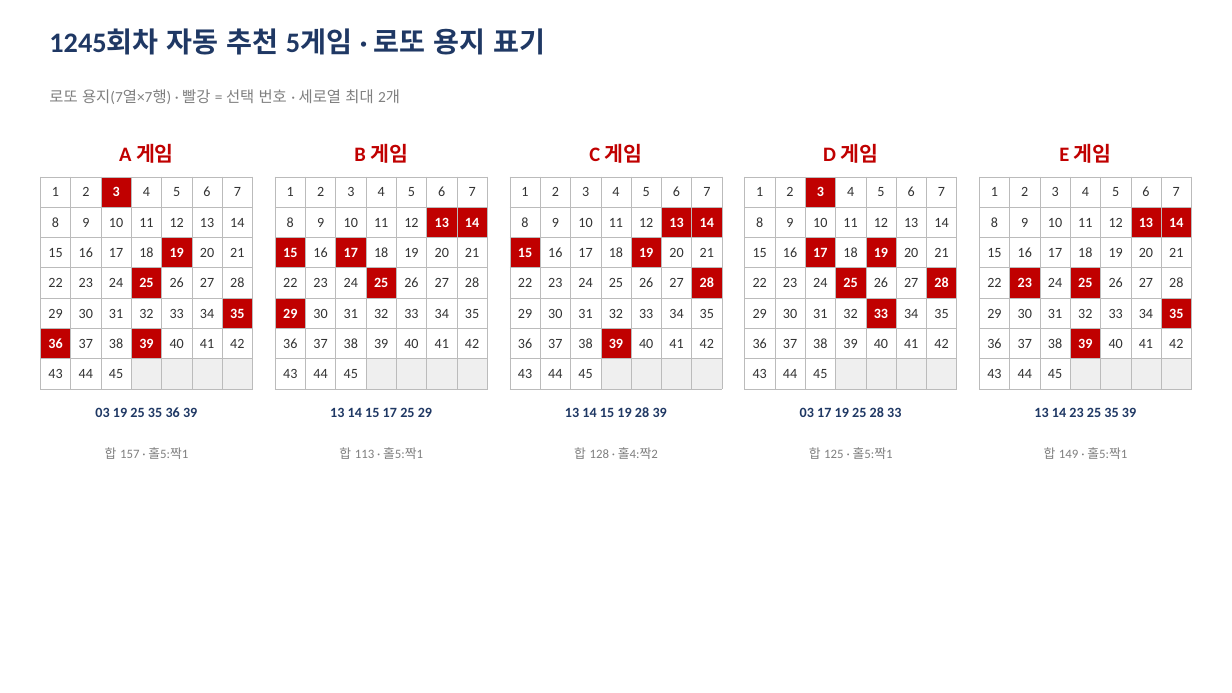
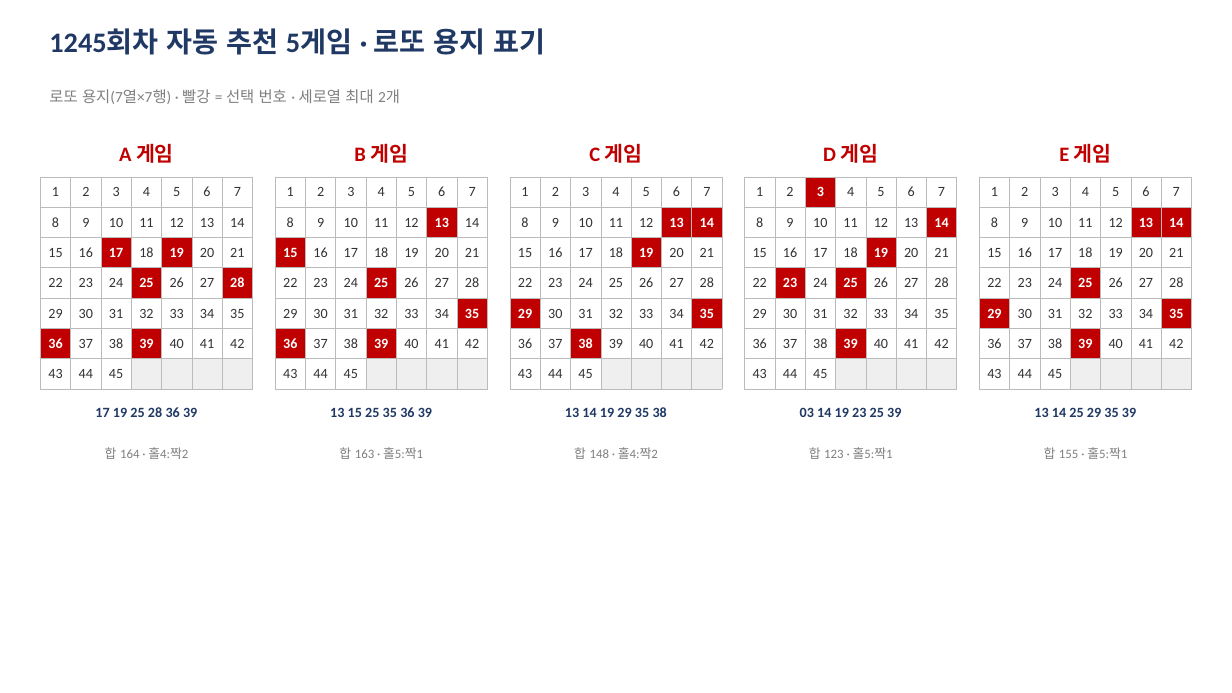
Before and after one commit to gaiger777/mskim, a slide deck: slide 5 of 로또_1245회차_분석리포트.pptx. Drawn at 1232x693 pixels with LibreOffice and Linux fonts; fonts in the diff are those of the drawing. Boxes give left, top, right and bottom in pixels: in the first picture for what was removed or moved away, otherwise in the second. Text is boxed around its words. In the diff, an @@ line names an element or a change of style, - is before the commit and + after.

```diff
--- a/로또_1245회차_분석리포트.pptx
+++ b/로또_1245회차_분석리포트.pptx
@@ table at bbox=[41, 177, 254, 389] @@
@@ fill #C00000 to #FFFFFF in 2 cells @@
@@ fill #FFFFFF to #C00000 in 2 cells @@
@@ text colour #FFFFFF to #333333, bold off in "3", "35" @@
@@ text colour #333333 to #FFFFFF, bold on in "17", "28" @@
@@ table at bbox=[275, 177, 489, 389] @@
@@ fill #C00000 to #FFFFFF in 3 cells @@
@@ fill #FFFFFF to #C00000 in 3 cells @@
@@ text colour #FFFFFF to #333333, bold off in "14", "17", "29" @@
@@ text colour #333333 to #FFFFFF, bold on in "35", "36", "39" @@
@@ table at bbox=[510, 177, 724, 389] @@
@@ fill #C00000 to #FFFFFF in 3 cells @@
@@ fill #FFFFFF to #C00000 in 3 cells @@
@@ text colour #FFFFFF to #333333, bold off in "15", "28", "39" @@
@@ text colour #333333 to #FFFFFF, bold on in "29", "35", "38" @@
@@ table at bbox=[745, 177, 958, 389] @@
@@ fill #FFFFFF to #C00000 in 3 cells @@
@@ fill #C00000 to #FFFFFF in 3 cells @@
@@ text colour #333333 to #FFFFFF, bold on in "14", "23", "39" @@
@@ text colour #FFFFFF to #333333, bold off in "17", "28", "33" @@
@@ table at bbox=[980, 177, 1193, 389] @@
@@ fill #C00000 to #FFFFFF in row 4, column 2 @@
@@ fill #FFFFFF to #C00000 in row 5, column 1 @@
@@ text colour #FFFFFF to #333333, bold off in "23" @@
@@ text colour #333333 to #FFFFFF, bold on in "29" @@
@@ text at bbox=[95, 407, 197, 417]: text changed @@
-03 19 25 35 36 39
+17 19 25 28 36 39
@@ text at bbox=[330, 407, 432, 417]: text changed @@
-13 14 15 17 25 29
+13 15 25 35 36 39
@@ text at bbox=[565, 407, 667, 417]: text changed @@
-13 14 15 19 28 39
+13 14 19 29 35 38
@@ text at bbox=[800, 407, 901, 417]: text changed @@
-03 17 19 25 28 33
+03 14 19 23 25 39
@@ text at bbox=[1034, 407, 1136, 417]: text changed @@
-13 14 23 25 35 39
+13 14 25 29 35 39
@@ text at bbox=[105, 447, 188, 459]: text changed @@
-합 157 · 홀5:짝1
+합 164 · 홀4:짝2
@@ text at bbox=[339, 447, 423, 459]: text changed @@
-합 113 · 홀5:짝1
+합 163 · 홀5:짝1
@@ text at bbox=[574, 447, 658, 459]: text changed @@
-합 128 · 홀4:짝2
+합 148 · 홀4:짝2
@@ text at bbox=[1044, 447, 1127, 459]: text changed @@
-합 149 · 홀5:짝1
+합 155 · 홀5:짝1
```
Also in this commit, not shown: 2 other slides changed.
